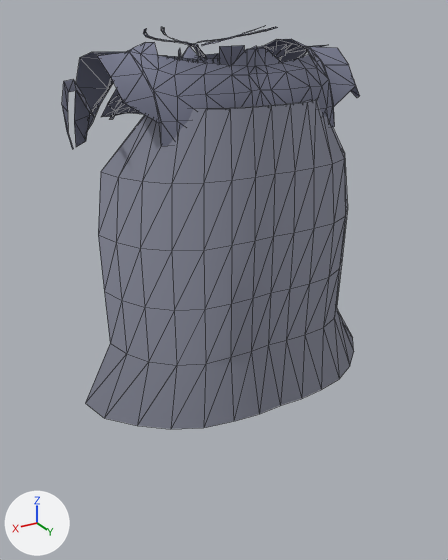
The glTF model assets/models/outfits/wear/storm_mantle_peasant_female.gltf: old version first, new version second.
Before and after are seen from a camera (50 mm lens) standing at (0.419, 0.76, 1.551) and looking at (0.022, 0.099, 1.22). Lighting does not change. The marker at lower left points along +X, +Y and +Z. The picture after the commit comes second. Mesh edges are drawn as thin lines. Vertices at exactly the same position are counted once.

The older version as bpy lines, for what is in view:
```python
me_storm_mantle_peasant_female = bpy.data.meshes.new('storm_mantle_peasant_female')
me_storm_mantle_peasant_female.from_pydata(...)  # 583 vertices, 769 faces; spans x -0.219..0.219, y -0.093..0.208, z 1.075..1.536
# faces by material slot: [280, 489]
me_storm_mantle_peasant_female.materials.append(mat_feather)
me_storm_mantle_peasant_female.materials.append(mat_feather_001)
ob_storm_mantle_peasant_female = bpy.data.objects.new('storm_mantle_peasant_female', me_storm_mantle_peasant_female)
ob_storm_mantle_peasant_female.location = (0.0, 0.0, 0.0)
```
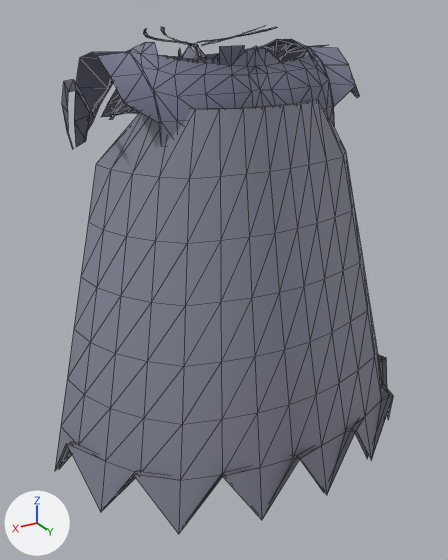
Location of each change, [x1, y1, x2, y2] in pixels of the pictures (448 x 560 px):
'storm_mantle_peasant_female', reshaped (13% wider, 26% taller): before [62, 27, 360, 429]; after [55, 27, 393, 534]
part 1 of me_storm_mantle_peasant_female, rebuilt (mostly hidden afterwards): before [85, 99, 354, 429]; after [59, 100, 389, 506]
part 2 of me_storm_mantle_peasant_female, rebuilt (mostly hidden before): before [212, 100, 309, 109]; after [55, 99, 393, 534]

What changed in the scene script:
```text
Change me_storm_mantle_peasant_female:
    used by ob_storm_mantle_peasant_female; location = (0.0, 0.0, 0.0)
    remove me_storm_mantle_peasant_female.from_pydata(...)  # 583 vertices, 769 faces; spans x -0.219..0.219, y -0.093..0.208, z 1.075..1.536
    add me_storm_mantle_peasant_female.from_pydata(...)  # 659 vertices, 909 faces; spans x -0.267..0.267, y -0.093..0.283, z 0.972..1.536
    me_storm_mantle_peasant_female part 1: the loose piece of 90 vertices spanning x -0.219..0.219, y 0.055..0.208, z 1.075..1.455 is rebuilt with 128 vertices and now spans x -0.261..0.261, y 0.049..0.277, z 0.972..1.455
    me_storm_mantle_peasant_female part 2: the loose piece of 90 vertices spanning x -0.213..0.213, y 0.054..0.202, z 1.075..1.455 is rebuilt with 128 vertices and now spans x -0.267..0.267, y 0.049..0.283, z 0.972..1.455
```
